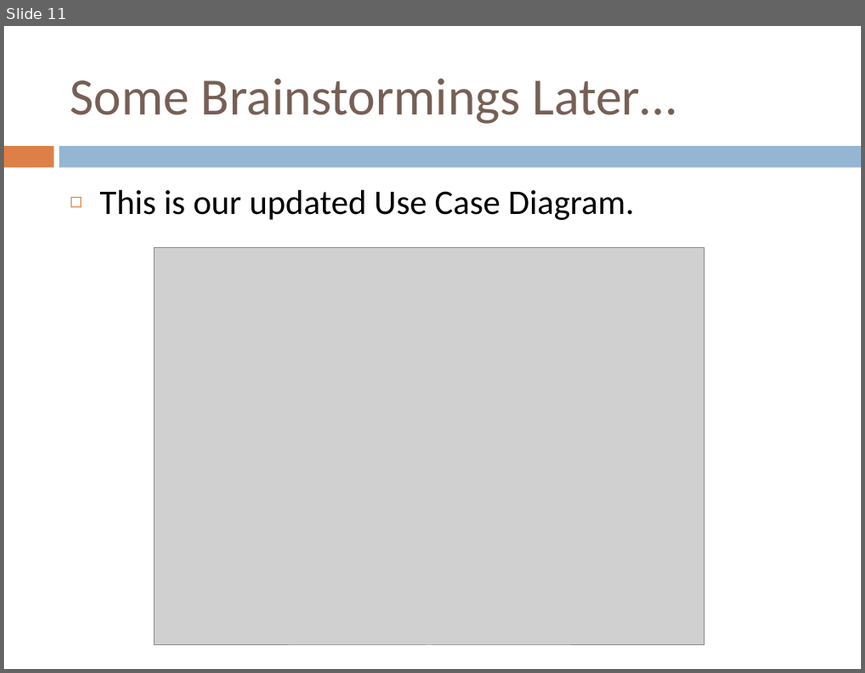
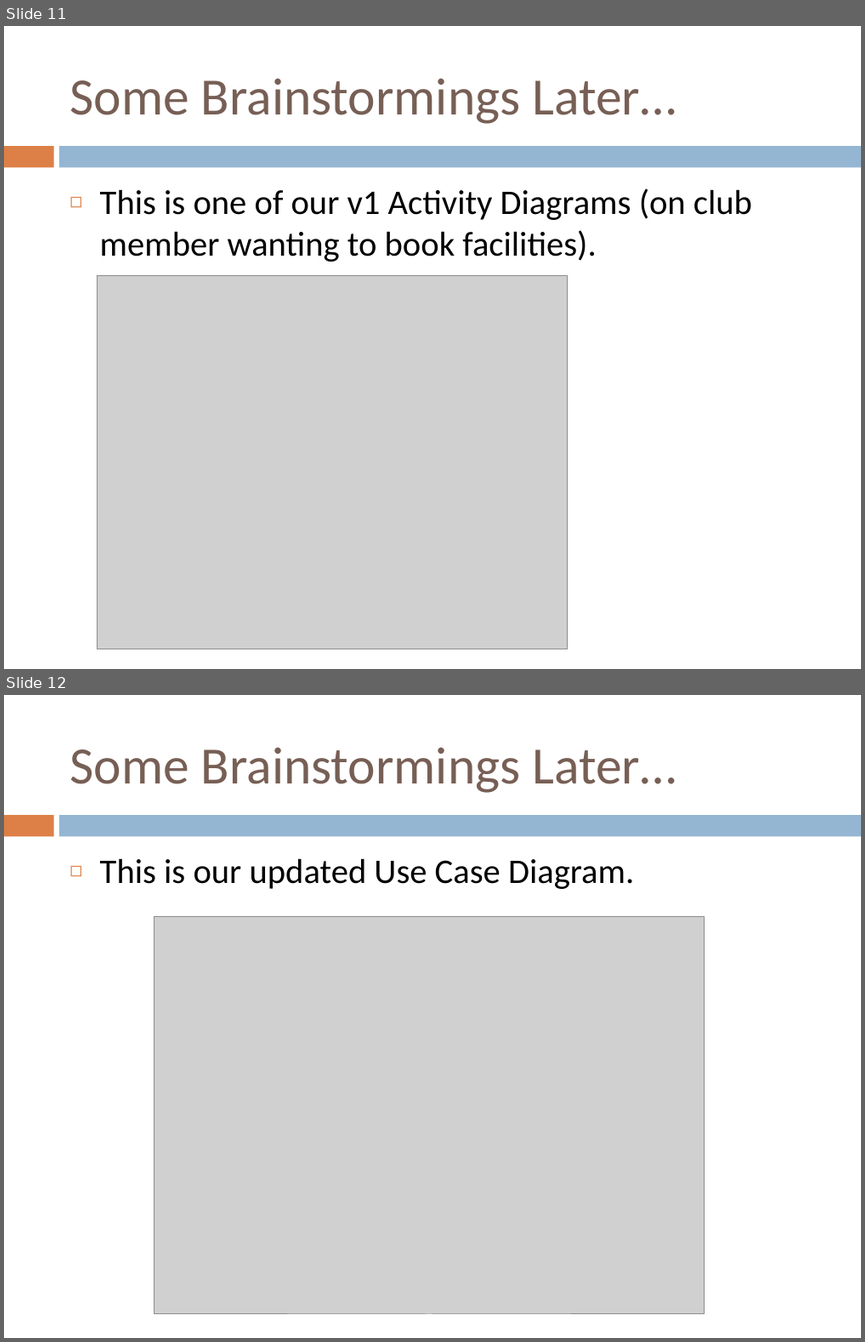
Before and after one commit to ledz1996/Group4Assng, a slide deck: csci222 a1 ppt.pptx. Shown one above the other, each under a label of ours: slide 11 before the commit, slides 11 and 12 after it. The pictures are 865x673 and 865x1342 pixels, drawn with LibreOffice and Linux fonts; fonts in the diff are those of the drawing; grey boxes stand for pictures. Boxes give left, top, right and bottom in pixels: in the first picture for what was removed or moved away, otherwise in the second. Text is boxed around its words. In the diff, an @@ line names an element or a change of style, - is before the commit and + after.

```diff
--- a/csci222 a1 ppt.pptx
+++ b/csci222 a1 ppt.pptx
@@ slide 11 added at (4,26,861,669), background #FFFFFF; not listed: 2 template elements that a slide beside it also shows @@
@@ title added at (69,78,676,124), 44 pt, text #775F55 @@
+Some Brainstormings Later…
@@ text added at (100,188,752,261), 29 pt, text #000000 @@
+◻ This is one of our v1 Activity Diagrams (on club member wanting to book facilities).
@@ picture added at (97,276,567,649) @@
@@ what was slide 11 is now slide 12 @@
```
Also in this commit, not shown: 3 slides changed, 3 other slides added, 1 other file.
